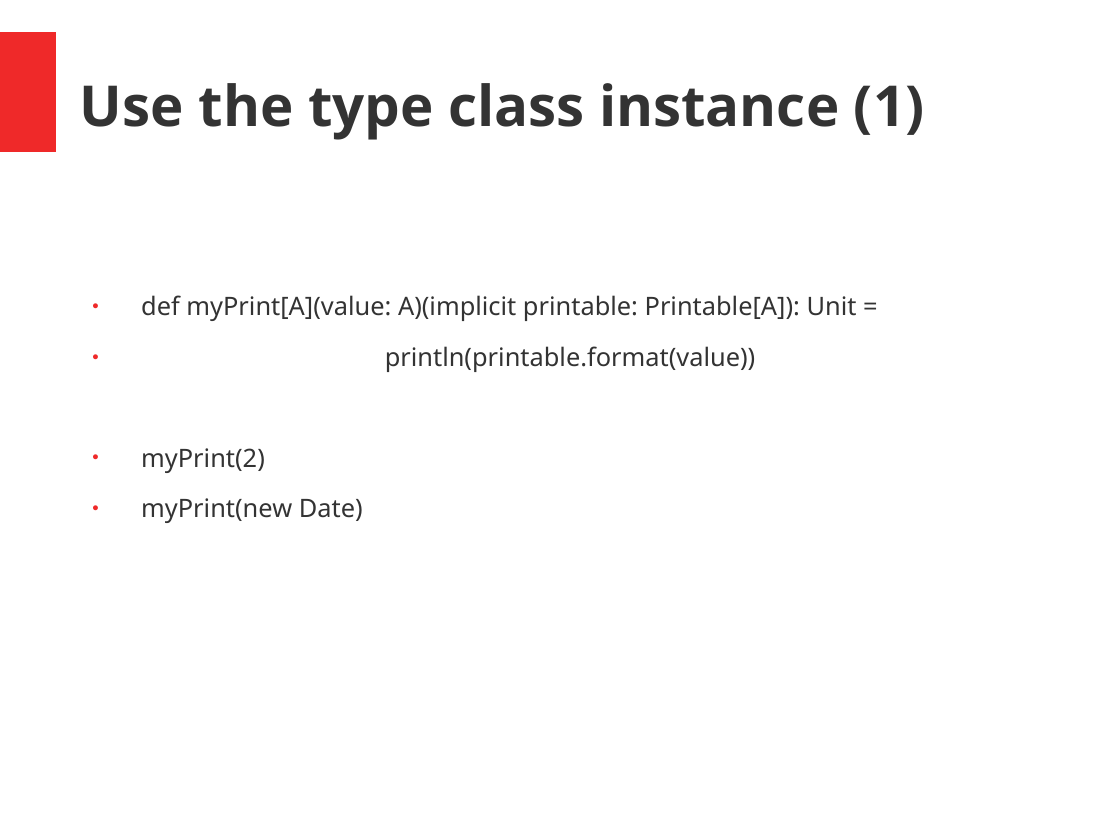
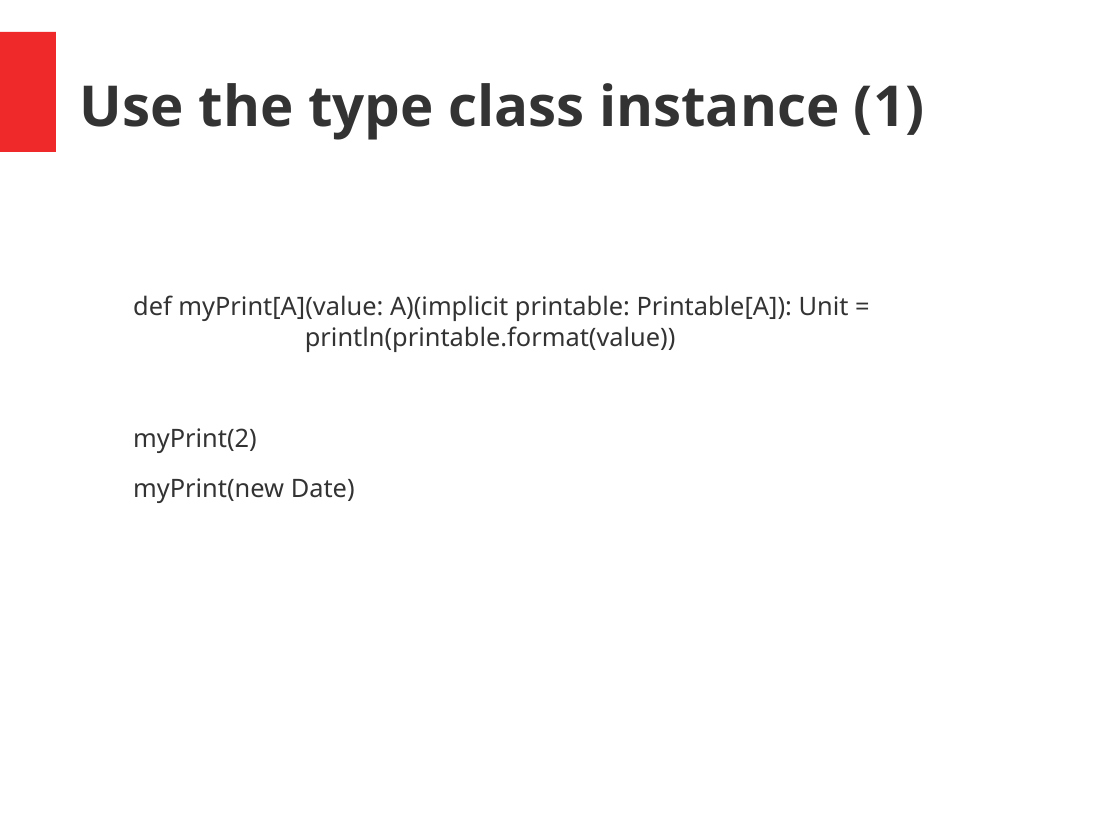
Before and after one commit to hermannhueck/typeclasses, a slide deck: slide 8 of Slides/TypeClasses.pptx. Drawn at 1120x840 pixels with LibreOffice and Linux fonts; fonts in the diff are those of the drawing. Boxes give left, top, right and bottom in pixels: in the first picture for what was removed or moved away, otherwise in the second. Text is boxed around its words. In the diff, an @@ line names an element or a change of style, - is before the commit and + after.

```diff
--- a/Slides/TypeClasses.pptx
+++ b/Slides/TypeClasses.pptx
@@ text at [133, 295, 849, 352]: text changed @@
-● def myPrint[A](value: A)(implicit printable: Printable[A]): Unit =
-● println(printable.format(value))
+def myPrint[A](value: A)(implicit printable: Printable[A]): Unit =
+println(printable.format(value))
@@ text at [133, 428, 355, 503]: bullet ● to none @@
```
Also in this commit, not shown: 18 other slides changed, 1 other file.
